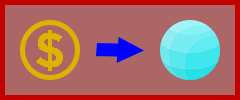
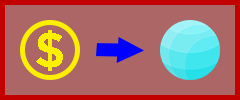
Layered file, before and after one edit (240 x 100). Changes by layer:
painted on "spr_item_add_coin" over 20, 20, 80, 80
